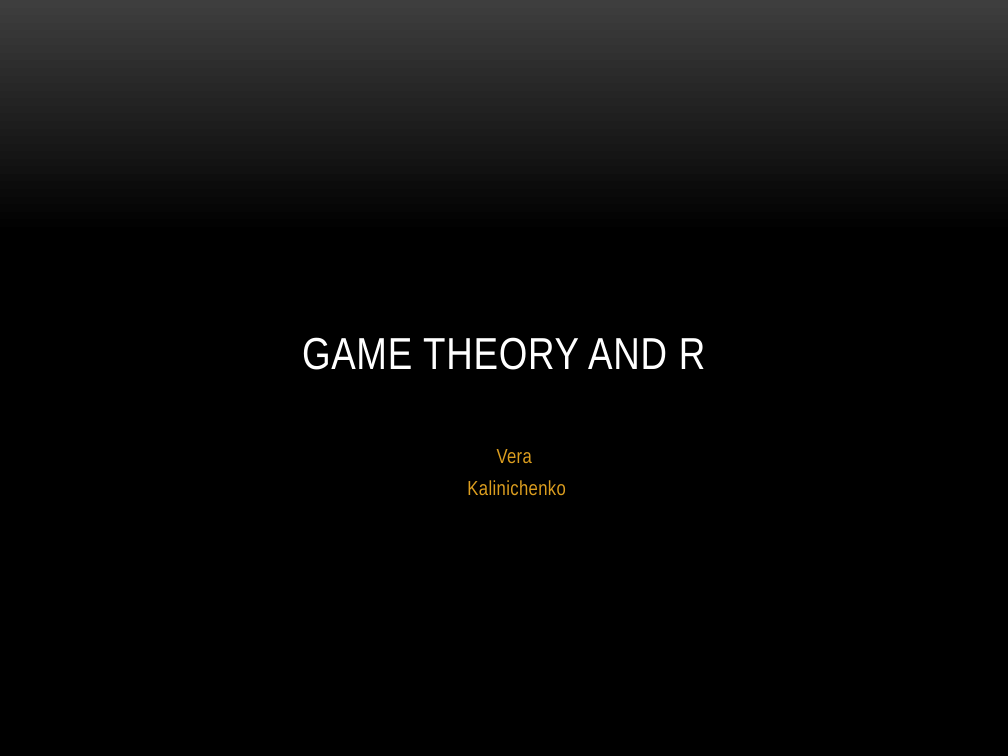
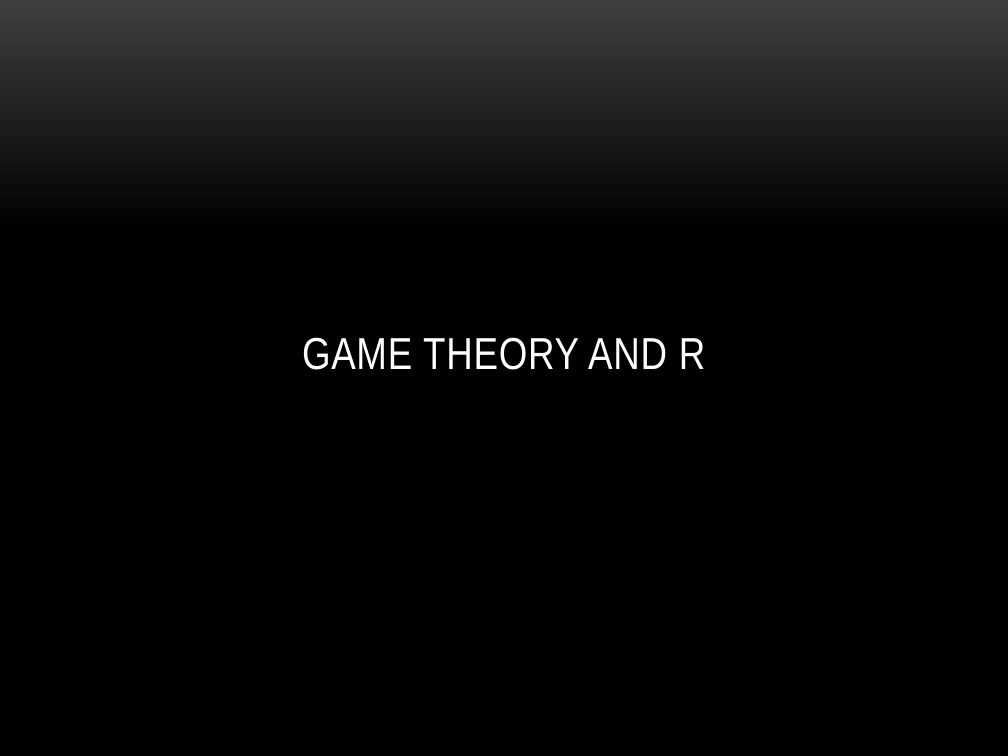
Before and after one commit to veravira/data-aggregator, a slide deck: slide 1 of game.pptx. Drawn at 1008x756 pixels with LibreOffice and Linux fonts; fonts in the diff are those of the drawing; background and template pictures are left out. Boxes give left, top, right and bottom in pixels: in the first picture for what was removed or moved away, otherwise in the second. Text is boxed around its words. In the diff, an @@ line names an element or a change of style, - is before the commit and + after.

Commit message:
gamess

```diff
--- a/game.pptx
+++ b/game.pptx
@@ subtitle removed at [467,449,565,495] @@
-Vera
-Kalinichenko
```
